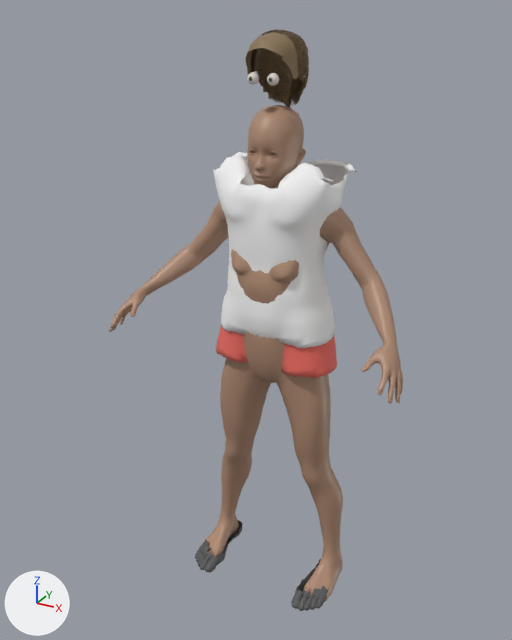
Before and after pictures for a commit that changed the Blender file RexMagnum/Blender/Guests_v01.blend.
Rendered twice from a 50 mm lens placed at (0.963, -1.928, 1.921), pointed at (-0.047, -0.092, 1.003). Every picture has the same lights, and +X, +Y and +Z are marked at lower left. The first picture is the older version.

Names of what the first picture shows: 'Justin', 'Justin_Bottom', 'Justin_Eye_l', 'Justin_Eye_r', 'Justin_Hair', 'Justin_HairCap', 'Justin_Sandals', 'Justin_Top'.
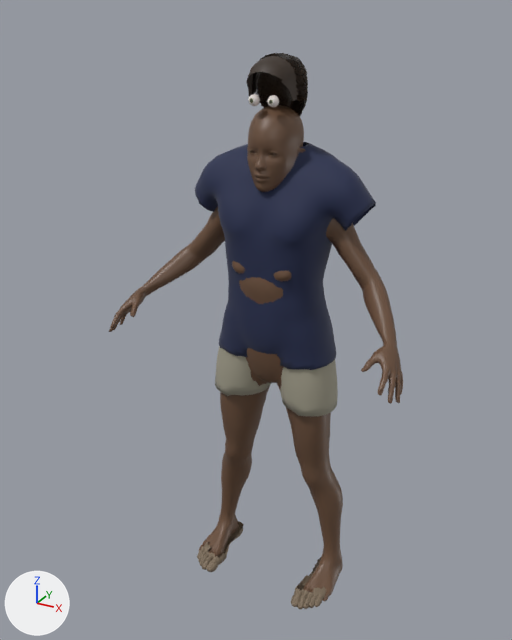
Pixel boxes (x1, y1, x2, y2) of what changed, in the pictures (512 x 640 px):
'Justin', recoloured
    both: (109, 105, 403, 601)
'Justin_Top', reshaped, recoloured (26% wider, 16% taller)
    before: (213, 152, 357, 348)
    after: (195, 142, 376, 370)
'Fin_Bottom', added
    after: (215, 346, 338, 416)
'Justin_Bottom', deleted (red)
    before: (216, 326, 337, 379)
'Justin_Hair', deleted (brown)
    before: (250, 29, 309, 108)
'Fin_Hair', added
    after: (251, 53, 308, 116)
'Justin_HairCap', deleted (brown)
    before: (245, 32, 306, 100)
'Fin_HairCap', added
    after: (247, 56, 305, 113)
'Justin_Eye_l', deleted
    before: (267, 73, 279, 86)
'Justin_Eye_r', deleted
    before: (247, 72, 259, 85)
'Fin_Eye_l', added
    after: (267, 95, 279, 107)
'Fin_Eye_r', added
    after: (248, 94, 260, 106)

Edits to the bpy script that builds the scene:
```text
Add mat_fin_top:
    mat_fin_top = bpy.data.materials.new('Fin_Top')
    # nodes: BsdfPrincipled, Bump, Math, OutputMaterial, TexWave, UVMap
    # colours: dark blue #1d274b
Add mat_fin_skin:
    mat_fin_skin = bpy.data.materials.new('Fin_Skin')
    # nodes: Group, OutputMaterial
    # colours: beige #e8c6b0, blue #1c00ff, brown #73553f, beige #daaa98, beige #9f7967, brown #6d4230, beige #ffddce, beige #ffddcd
Add mat_fin_bottom:
    mat_fin_bottom = bpy.data.materials.new('Fin_Bottom')
    # nodes: BsdfPrincipled, Bump, Math, OutputMaterial, TexWave, UVMap
    # colours: grey #a09b89
Add mat_fin_hair:
    mat_fin_hair = bpy.data.materials.new('Fin_Hair')
    mat_fin_hair.use_nodes = True; mat_fin_hair.node_tree.nodes.clear()
    _N = mat_fin_hair.node_tree.nodes; _L = mat_fin_hair.node_tree.links
    n0 = _N.new('ShaderNodeBsdfPrincipled'); n0.name = 'Principled BSDF'
    n0.inputs[0].default_value = (0.0366, 0.0214, 0.0125, 1.0)  # 'Base Color', brown #36281d
    n0.inputs[2].default_value = 0.45  # 'Roughness'
    n1 = _N.new('ShaderNodeOutputMaterial'); n1.name = 'Material Output'
    n2 = _N.new('ShaderNodeTexImage'); n2.name = 'Image Texture'
    n2.image = img_hair_strands_png
    _L.new(n0.outputs[0], n1.inputs[0])  # 'BSDF' to 'Surface'
    _L.new(n2.outputs[1], n0.inputs[4])  # 'Alpha' to 'Alpha'
Change me_base:
    where me_base.from_pydata(...)  # 19158 vertices, 18486 faces; spans x -0.5..0.5, y -0.33..0.11, z -0.03..1.67
    remove me_base.materials.append(mat_justin_skin)
    add me_base.materials.append(mat_fin_skin)
Change me_justin_top:
    remove me_justin_top.from_pydata(...)  # 1350 vertices, 1264 faces; spans x -0.225..0.225, y -0.164..0.114, z 0.962..1.537
    remove me_justin_top.materials.append(mat_justin_top)
    add me_justin_top.from_pydata(...)  # 2086 vertices, 2012 faces; spans x -0.298..0.298, y -0.166..0.118, z 0.858..1.558
    me_justin_top part 1: 1350 vertices removed from x -0.225..0.225, y -0.164..0.114, z 0.962..1.537; 2086 vertices added at x -0.298..0.298, y -0.166..0.118, z 0.858..1.558
    add me_justin_top.materials.append(mat_fin_top)
Remove ob_justin_hair:
    ob_justin_hair = bpy.data.objects.new('Justin_Hair', me_justin_hair)
Remove ob_justin_eye_l:
    ob_justin_eye_l = bpy.data.objects.new('Justin_Eye_l', me_rex_eye_l)
Remove ob_justin_eye_r:
    ob_justin_eye_r = bpy.data.objects.new('Justin_Eye_r', me_rex_eye_r)
Remove ob_justin_bottom:
    ob_justin_bottom = bpy.data.objects.new('Justin_Bottom', me_justin_bottom)
Remove ob_justin_haircap:
    ob_justin_haircap = bpy.data.objects.new('Justin_HairCap', me_justin_haircap)
Add ob_fin_haircap:
    ob_fin_haircap = bpy.data.objects.new('Fin_HairCap', me_fin_haircap)  # 376 vertices, 334 faces; spans x -0.078..0.078, y -0.146..0.048, z 1.619..1.802; in mat_fin_haircap (brown #36281d)
    ob_fin_haircap.location = (0.0, 0.0, 0.0)
Add ob_fin_bottom:
    ob_fin_bottom = bpy.data.objects.new('Fin_Bottom', me_fin_bottom)  # 579 vertices, 536 faces; spans x -0.22..0.22, y -0.149..0.111, z 0.717..0.993; modifiers SOLIDIFY, SMOOTH
    ob_fin_bottom.location = (0.0, 0.0, 0.0)
Add ob_fin_eye_r:
    ob_fin_eye_r = bpy.data.objects.new('Fin_Eye_r', me_rex_eye_r_1)  # a UV sphere (32 segments, 16 rings, poles along y) spanning x -0.0162..0.0162, y -0.0162..0.0162, z -0.0162..0.0162
    ob_fin_eye_r.location = (-0.03, -0.133, 1.689)
Add ob_fin_eye_l:
    ob_fin_eye_l = bpy.data.objects.new('Fin_Eye_l', me_rex_eye_r_1.copy())
    ob_fin_eye_l.location = (0.03, -0.133, 1.689)
Add ob_fin_hair:
    ob_fin_hair = bpy.data.objects.new('Fin_Hair', me_fin_hair)  # 40464 vertices, 15174 faces; spans x -0.088..0.09, y -0.077..0.053, z 1.592..1.809
    ob_fin_hair.location = (0.0, 0.0, 0.0)
```
